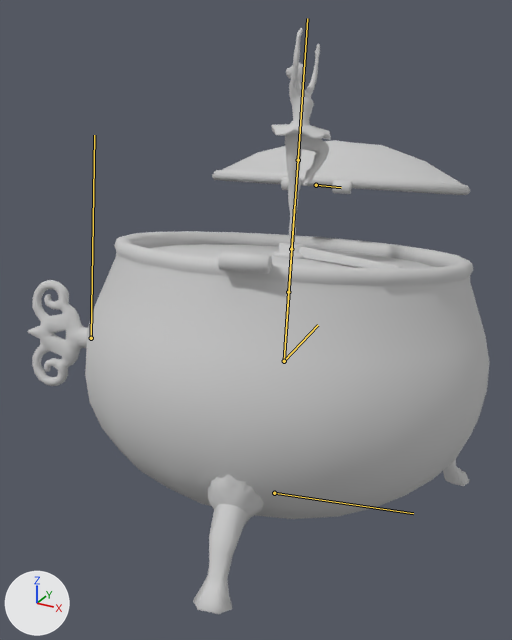
The FBX model Assets/Prefabs/Unpacked/MusicBox/Musicbox_first_pickup.FBX: old version first, new version second.
The view is the same before and after, from a 50 mm lens placed at (0.272, -0.868, 0.067), pointed at (0.06, -0.484, -0.125). The lights are fixed; the arrows at lower left show +X, +Y and +Z. Both versions are drawn at frame 255 of the action 'Take 001'; the numbers are the values there. The bones that bend it are drawn over the model as lines.

In view in the first picture: 'mesh_musicbox'.
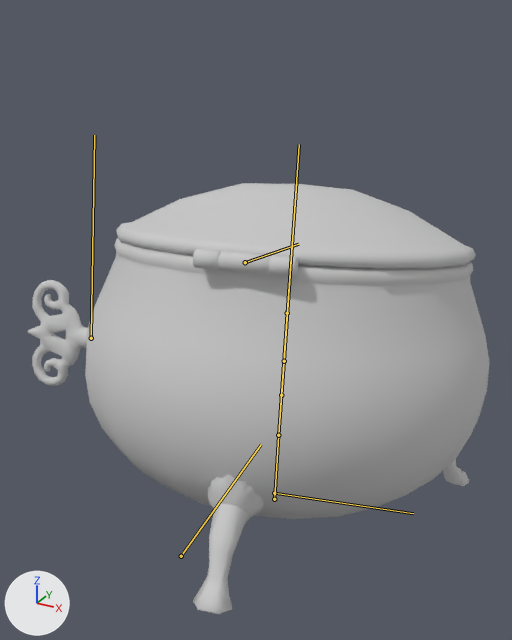
Where the change shows, as pixel boxes [x1, y1, x2, y2] in the pictures (512 x 640 px):
```json
{"object": "mesh_musicbox", "change": "posed", "before": [27, 28, 490, 614], "after": [27, 183, 490, 614], "on screen": "26% shorter"}
{"bone": "height_grp", "before": "(284, 361) to (288, 292)", "after": "(274, 499) to (278, 435)"}
{"bone": "cap_grp", "before": "(284, 361) to (318, 325)", "after": "(181, 556) to (261, 444)"}
```

Edits to the scene script, one JSON object a line:
```json
{"block": "bone_height_grp", "where": "bone_height_grp = bpy.data.objects['Armature'].pose.bones['height_grp']  # child of 'middle_joint'"}
{"op": "set", "path": "bone_height_grp.location", "old": "(0.0, 0.0, 0.0)", "new": "(0.0, -3.5, 0.0)"}
{"block": "bone_cap_grp", "where": "bone_cap_grp = bpy.data.objects['Armature'].pose.bones['cap_grp']  # child of 'middle_joint'"}
{"op": "set", "path": "bone_cap_grp.location", "old": "(0.0, 0.0, 0.0)", "new": "(0.0, -1.42, -6.86)"}
```
